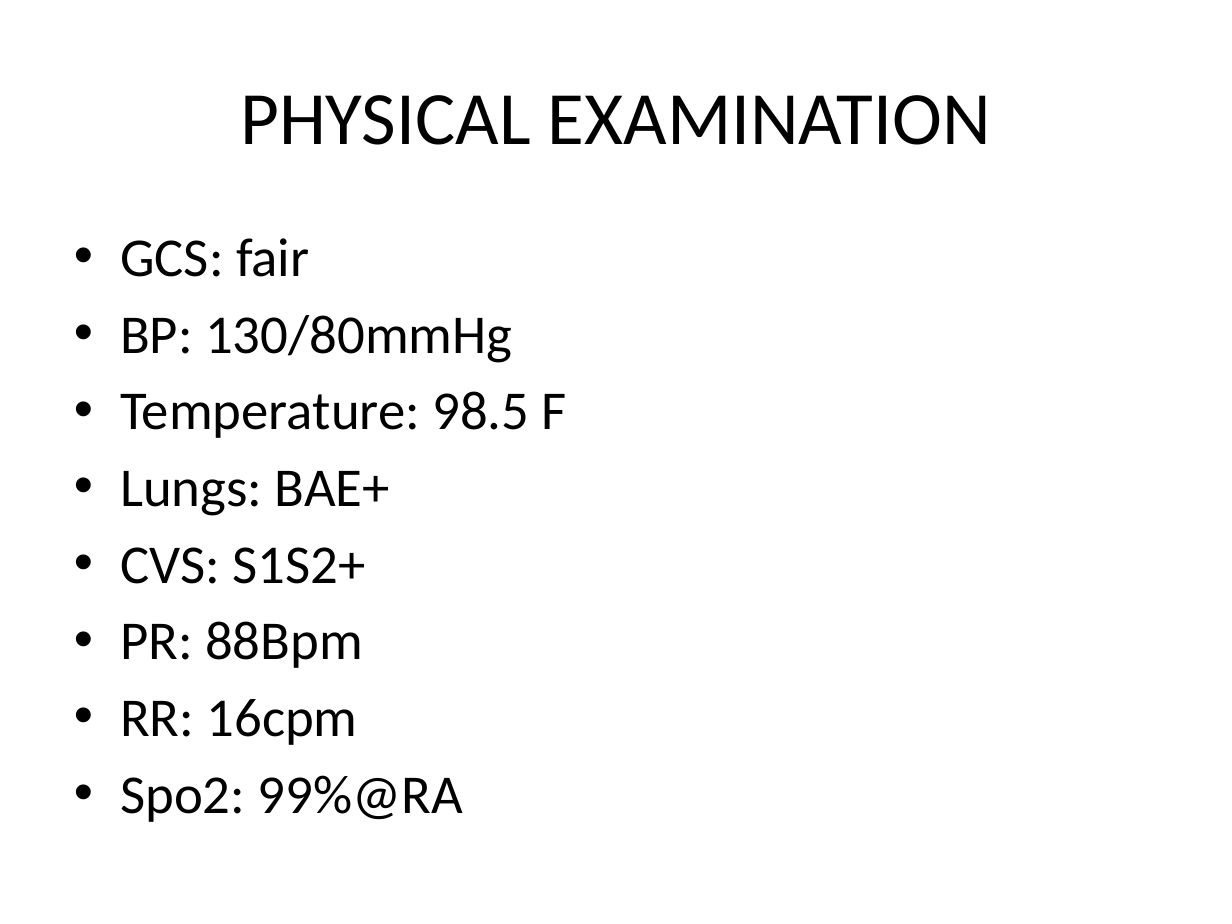
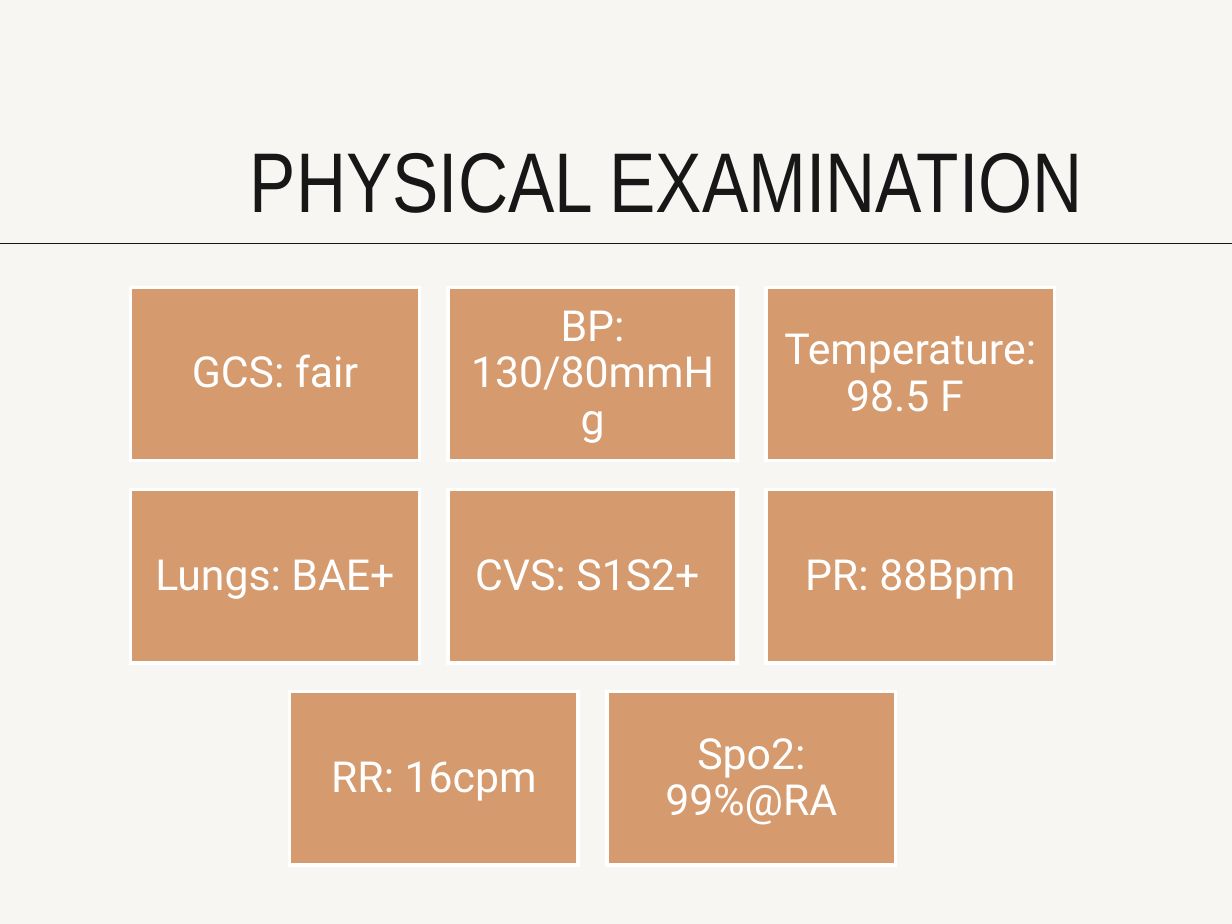
Before and after one commit to VarunSaiSanne/personal, a slide deck: slide 11 of demo.pptx. Drawn at 1232x924 pixels with LibreOffice and Linux fonts; fonts in the diff are those of the drawing. Boxes give left, top, right and bottom in pixels: in the first picture for what was removed or moved away, otherwise in the second. Text is boxed around its words. In the diff, an @@ line names an element or a change of style, - is before the commit and + after.

```diff
--- a/demo.pptx
+++ b/demo.pptx
@@ background #FFFFFF to #F7F6F3 @@
@@ title "PHYSICAL EXAMINATION": place and size @@
-title "PHYSICAL EXAMINATION" at [240,95,991,145]
+title "PHYSICAL EXAMINATION" at [250,153,1083,213]
@@ title "PHYSICAL EXAMINATION" at [250,153,1083,213]: size 44 to 49.5 pt, font Calibri to Arial Narrow, text colour #000000 to #171717; alignment centre to left; line spacing 1 to 0.7; vertical alignment middle to bottom @@
@@ text removed at [120,238,567,822] @@
-• GCS: fair
-• BP: 130/80mmHg
-• Temperature: 98.5 F
-• Lungs: BAE+
-• CVS: S1S2+
-• PR: 88Bpm
-• RR: 16cpm
-• Spo2: 99%@RA
@@ line added from (0, 243) to (1232, 243), #171717 0.75 pt @@
@@ group added at [131,287,1055,866]: 8 rectangles, 8 texts @@
+GCS: fair
+BP: 130/80mmHg
+Temperature: 98.5 F
+Lungs: BAE+
+CVS: S1S2+
+PR: 88Bpm
+RR: 16cpm
+Spo2: 99%@RA
```
Also in this commit, not shown: 16 other slides changed, 15 slides added.
